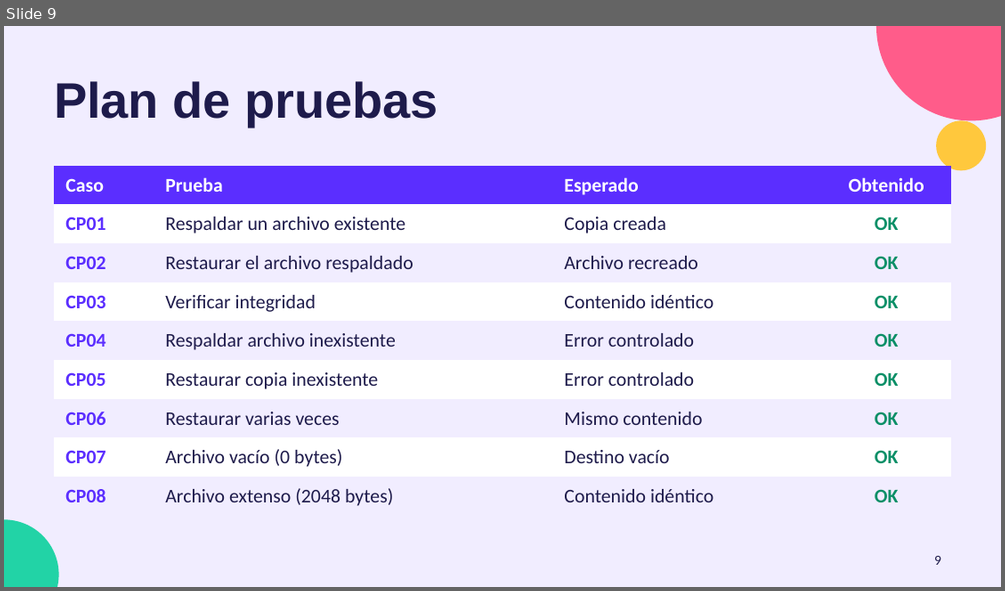
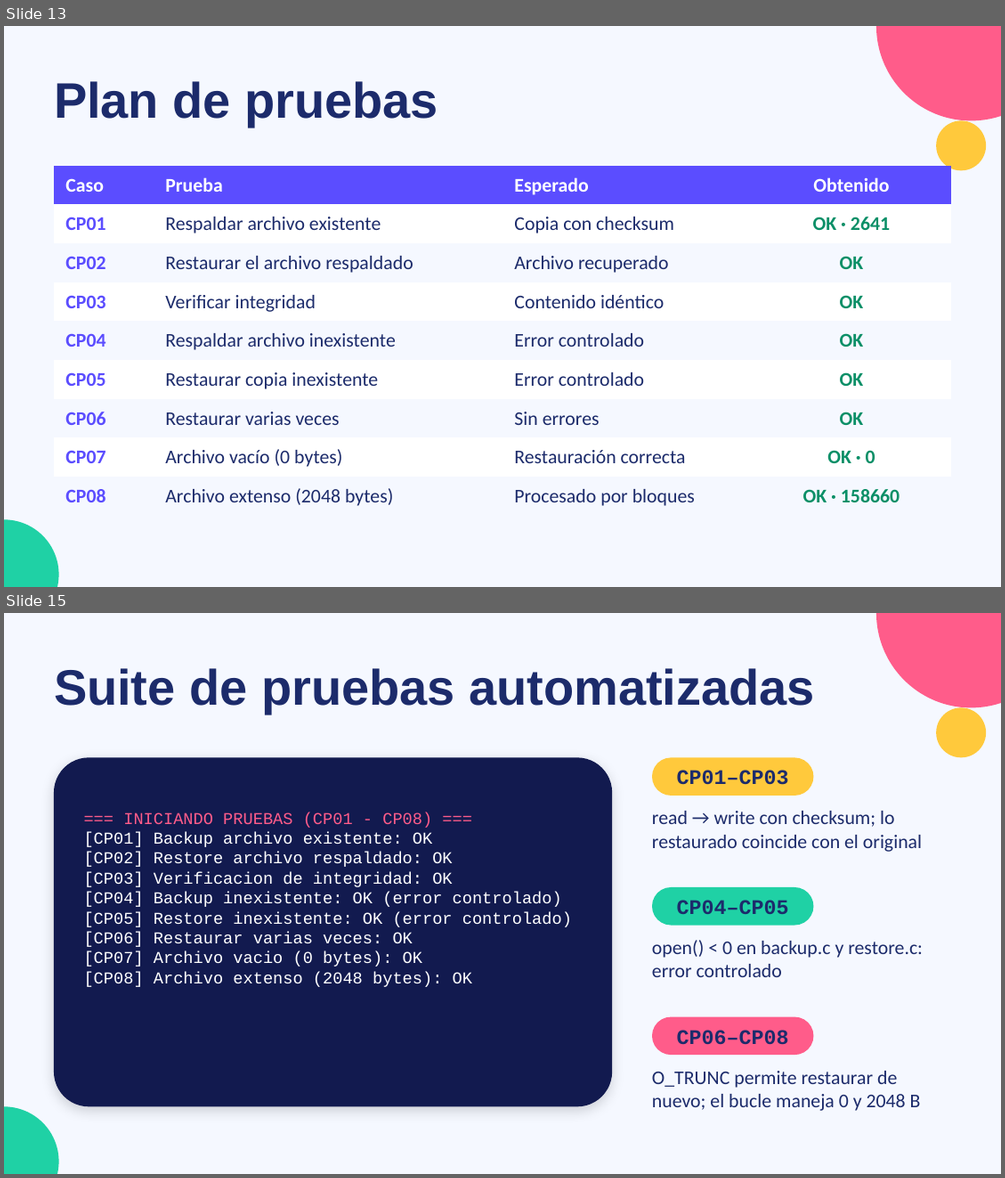
Before and after one commit to jhonatancarrillo/xv6-trabajoFinal, a slide deck: documentacion/restauracion_xv6_canva.pptx. Shown one above the other, each under a label of ours: slide 9 before the commit, slides 13 and 15 after it; the slides between them are not shown. The pictures are 1005x591 and 1005x1178 pixels, drawn with LibreOffice and Linux fonts; fonts in the diff are those of the drawing. Boxes give left, top, right and bottom in pixels: in the first picture for what was removed or moved away, otherwise in the second. Text is boxed around its words. In the diff, an @@ line names an element or a change of style, - is before the commit and + after.

```diff
--- a/documentacion/restauracion_xv6_canva.pptx
+++ b/documentacion/restauracion_xv6_canva.pptx
@@ slide 15 added at <box>4,613,1001,1174</box>, background #F5F8FF @@
@@ ellipse added at <box>876,613,1001,707</box>, fill #FF5C8A @@
@@ title added at <box>54,668,815,714</box>, 36 pt, text #1C2B6B, bold @@
+Suite de pruebas automatizadas
@@ ellipse added at <box>936,707,986,757</box>, fill #FFC93C @@
@@ rounded rectangle added at <box>54,757,612,1106</box>, fill #121A4F @@
@@ rounded rectangle added at <box>652,757,813,795</box>, fill #FFC93C @@
@@ text added at <box>677,770,789,785</box>, 15 pt, text #1C2B6B, bold @@
+CP01–CP03
@@ text added at <box>84,812,572,987</box>, 12 pt, text #FFFFFF @@
+=== INICIANDO PRUEBAS (CP01 - CP08) ===
+[CP01] Backup archivo existente: OK
+[CP02] Restore archivo respaldado: OK
+[CP03] Verificacion de integridad: OK
+[CP04] Backup inexistente: OK (error controlado)
+[CP05] Restore inexistente: OK (error controlado)
+[CP06] Restaurar varias veces: OK
+[CP07] Archivo vacio (0 bytes): OK
+[CP08] Archivo extenso (2048 bytes): OK
@@ text added at <box>652,811,922,852</box>, 14 pt, text #1C2B6B @@
+read → write con checksum; lo restaurado coincide con el original
@@ rounded rectangle added at <box>652,887,813,925</box>, fill #1FD1A5 @@
@@ text added at <box>677,900,789,914</box>, 15 pt, text #1C2B6B, bold @@
+CP04–CP05
@@ text added at <box>652,940,922,977</box>, 14 pt, text #1C2B6B @@
+open() < 0 en backup.c y restore.c: error controlado
@@ rounded rectangle added at <box>652,1017,813,1054</box>, fill #FF5C8A @@
@@ text added at <box>677,1030,789,1045</box>, 15 pt, text #1C2B6B, bold @@
+CP06–CP08
@@ text added at <box>652,1070,921,1111</box>, 14 pt, text #1C2B6B @@
+O_TRUNC permite restaurar de nuevo; el bucle maneja 0 y 2048 B
@@ ellipse added at <box>4,1106,59,1174</box>, fill #1FD1A5 @@
@@ what was slide 9 is now slide 13 @@
@@ slide 13 changed as well @@
@@ background #F1EDFF to #F5F8FF @@
@@ title "Plan de pruebas" at <box>54,81,438,127</box>: text colour #1E1B4B to #1C2B6B @@
@@ ellipse at <box>936,120,986,170</box>: fill #FFC83D to #FFC93C @@
@@ table at <box>54,166,951,509</box> @@
-row 2: CP01 | Respaldar un archivo existente | Copia creada | OK
+row 2: CP01 | Respaldar archivo existente | Copia con checksum | OK · 2641
-row 3, column 3: Archivo recreado
+row 3, column 3: Archivo recuperado
-row 7, column 3: Mismo contenido
+row 7, column 3: Sin errores
-row 8, column 3: Destino vacío
+row 8, column 3: Restauración correcta
-row 8, column 4: OK
+row 8, column 4: OK · 0
-row 9, column 3: Contenido idéntico
+row 9, column 3: Procesado por bloques
-row 9, column 4: OK
+row 9, column 4: OK · 158660
@@ fill #5B2EFF to #5B4DFF in row 1 @@
@@ fill #F1EDFF to #F5F8FF in 16 cells @@
@@ text colour #5B2EFF to #5B4DFF in "CP01", "CP02", "CP03", "CP04" and 4 more places @@
@@ text colour #1E1B4B to #1C2B6B in "Restaurar el archivo respaldado", "Verificar integridad", "Contenido idéntico", "Respaldar archivo inexistente" and 6 more places @@
@@ page number removed at <box>934,556,941,564</box> @@
-9
```
Also in this commit, not shown: 12 other slides changed, 5 other slides added, 1 slide removed.
